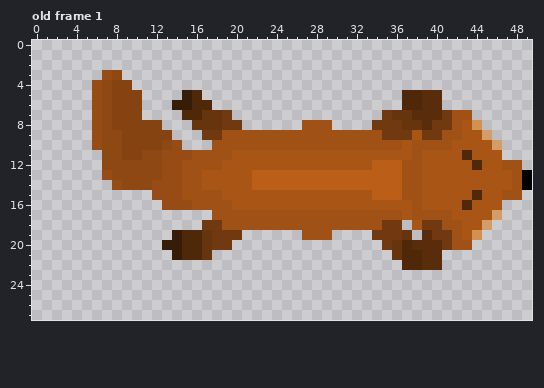
Two states of a pixel-art file, WIP/Hauptfigur/fox.ase. The picture above was drawn from the file before the commit.
50x28 pixels, 1 frame. Colours within 5 levels of each other are drawn and written as one. Shown: old frame 1. The commit also changed other frames, which this record leaves out.
After:
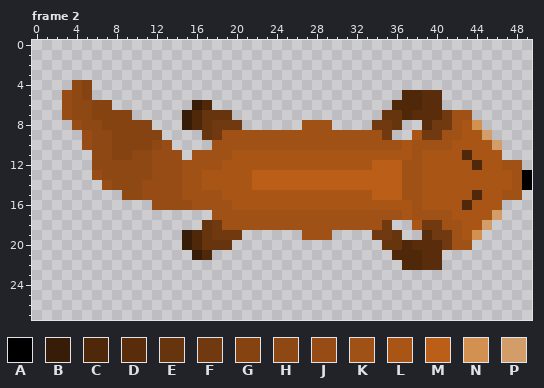
Palette (. is transparent): A #000000  B #371c07  C #4f280a  D #592d0c  E #66340d  F #71390f  G #854311  H #8e4813  J #964c14  K #a05115  L #a95516  M #ba5e18  N #d29150  P #d29d69
A new or re-ordered frame is compared with the old frame closest to it.
Diff:
frames 1 -> 8
Frame 2 is new; against old frame 1, layers "Tail", "Legs State 1":
y 3: x 7..8 JH -> ..
y 4: x 4..9 ..JHGG -> HG....
y 5: x 3..10 ...JHGGG -> JHG.....; x 15..16 BC -> ..
y 6: x 3..10 ...JHGGG -> JHHGG...; x 14..16 BBC -> ..B; x 36 . -> C
y 7: x 3..7 ...JH -> JHHGG; x 10 G -> .; x 15 C -> B; x 19 F -> E; x 35 F -> E; x 37 E -> C
y 8: x 4..7 ..JH -> JHHG; x 12 G -> .; x 15..16 .E -> BC; x 18 E -> F; x 36..38 FEE -> E..
y 9: x 5..6 .J -> JH; x 8 H -> G; x 13 G -> .; x 17 F -> E; x 36..37 FF -> ..
y 10: x 5..6 .J -> JH; x 8 H -> G; x 12..14 GHJ -> HJ.
y 11: x 6 . -> H; x 8 H -> G; x 10 G -> H; x 12 H -> J; x 15 J -> .
y 12: x 6 . -> H; x 12 H -> J
y 13: x 6..7 .J -> JH; x 12 H -> J
y 14: x 7..8 .J -> JH; x 11 H -> J
y 15: x 9..11 ... -> HHJ
y 16: x 12 . -> J
y 18: x 17 F -> E; x 36 F -> .
y 19: x 14..15 BC -> .B; x 36..37 FE -> E.
y 20: x 13..15 BBC -> ..B; x 18..19 FF -> EE; x 35 F -> E
y 21: x 14..17 BCCE -> ..BC; x 36 E -> C
